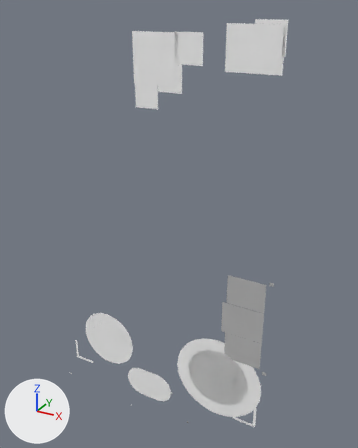
A saved change to the FBX model Assets/Models/UI_Thumbsticks.fbx.
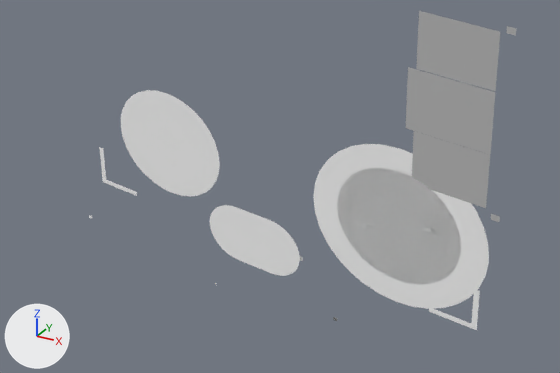
The first picture shows the older version from a 50 mm camera at (0.00675, -0.01345, 0.01425) aimed at (-0.00089, 0.00044, 0.00731). The close-ups show both versions on the part from 8% to 82% of the width and 60% to 100% of the height of that picture. The lights are fixed; the arrows at lower left show +X, +Y and +Z. Where no turn or scale is listed for an object, it has been applied to the vertices.

Before the edit, the objects in view are built like this:
```python
me_mesh_007 = bpy.data.meshes.new('Mesh.007')
me_mesh_007.from_pydata(...)  # 101 vertices, 97 faces; spans x -0.00169..0.0017, y 0.0..0.0022, z -0.0017..0.0017
me_mesh_007.materials.append(mat_mat_thumbsticks)  # white #ffffff
me_mesh_023 = bpy.data.meshes.new('Mesh.023')
me_mesh_023.from_pydata(...)  # 104 vertices, 102 faces; spans x -0.00099..0.00099, y 0.00063, z -0.00063..0.00063
me_mesh_023.materials.append(mat_mat_thumbsticks)  # white #ffffff
me_mesh_024 = bpy.data.meshes.new('Mesh.024')
me_mesh_024.from_pydata(...)  # 69 vertices, 65 faces; spans x -0.000465..0.000465, y -0.001249..0.0, z -0.000465..0.000465
me_mesh_024.materials.append(mat_mat_thumbsticks)  # white #ffffff
ob_centerslider = bpy.data.objects.new('CenterSlider', me_mesh_023)
ob_centerslider.location = (-0.00169, -0.00119, 0.00064)
ob_centerthumb = bpy.data.objects.new('CenterThumb', me_mesh_024)
ob_centerthumb.location = (-0.00171, -0.00057, 0.00063)
ob_throwactivering = bpy.data.objects.new('ThrowActiveRing', me_mesh_007)
ob_throwactivering.location = (0.00097, 0.0, 0.00163)
# also in view: 'ShootThumb' at (0.00098, -0.00119, 0.00162); 'ThrowAnchor' at (0.00097, 0.0, 0.00164); 'Slot1' at (0.00187, 0.0, 0.00323); 'ThrowProgressRing' at (0.00097, 0.0, 0.00162); 'MoveThumb' at (-0.00397, -0.00119, 0.00162)
```
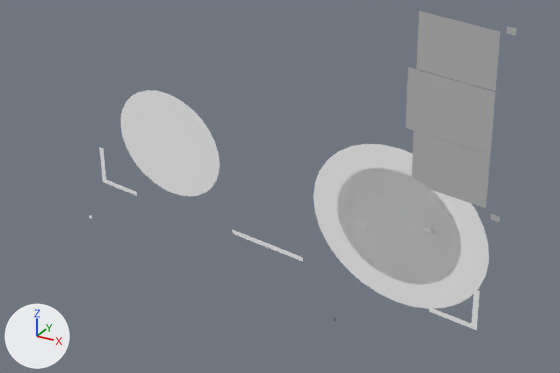
Edits to the scene script, one JSON object a line:
```json
{"op": "remove", "block": "ob_centerslider", "code": ["ob_centerslider = bpy.data.objects.new('CenterSlider', me_mesh_023)", "ob_centerslider.location = (-0.00169, -0.00119, 0.00064)"]}
{"op": "remove", "block": "ob_centerthumb", "code": ["ob_centerthumb = bpy.data.objects.new('CenterThumb', me_mesh_024)", "ob_centerthumb.location = (-0.00171, -0.00057, 0.00063)"]}
```

Boxes [x1, y1, x2, y2] around the edits, measured in the close-ups (560 x 373 px):
```json
{"object": "CenterSlider", "change": "deleted", "before": [210, 205, 300, 276]}
{"object": "CenterThumb", "change": "deleted", "before": [215, 219, 274, 284]}
{"object": "ThrowAnchor", "change": "unchanged, covered by the edit", "before": [337, 168, 461, 284]}
{"object": "ShootAnchor", "change": "unchanged, uncovered by the edit", "after": [337, 168, 461, 284]}
```
